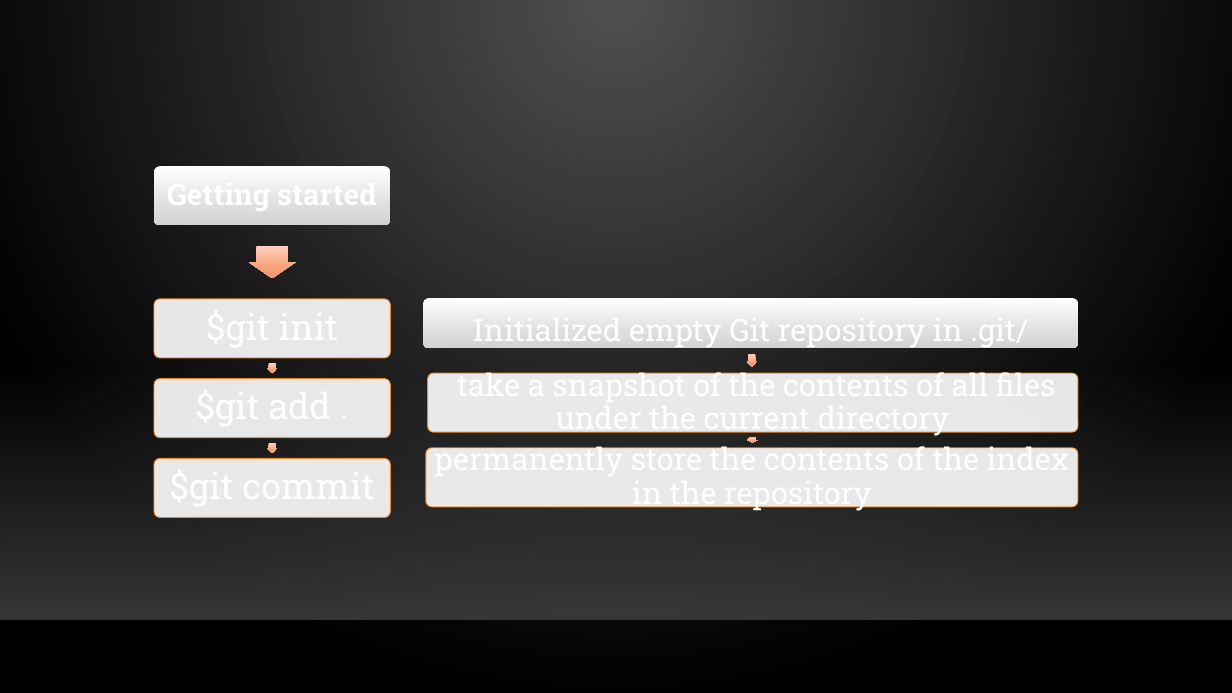
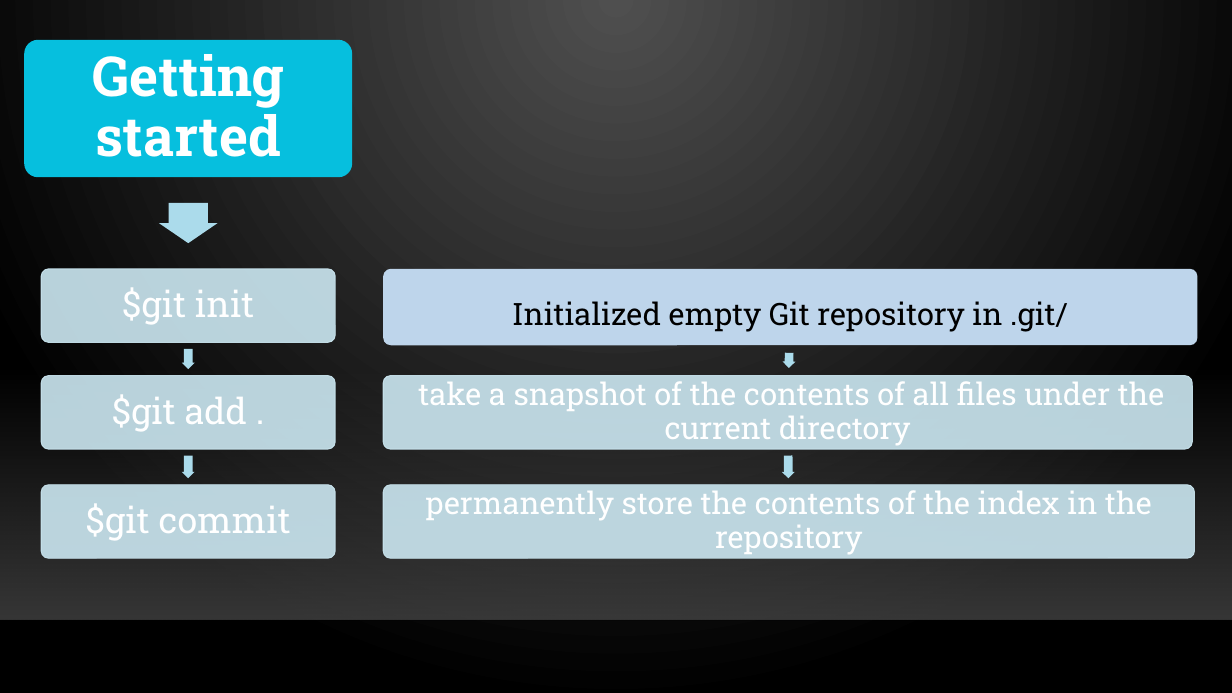
Before and after one commit to gwydion67/KOSS-presentation, a slide deck: slide 4 of New Git Concepts.pptx. Drawn at 1232x693 pixels with LibreOffice and Linux fonts; fonts in the diff are those of the drawing; background and template pictures are left out. Boxes give left, top, right and bottom in pixels: in the first picture for what was removed or moved away, otherwise in the second. Text is boxed around its words. In the diff, an @@ line names an element or a change of style, - is before the commit and + after.

```diff
--- a/New Git Concepts.pptx
+++ b/New Git Concepts.pptx
@@ rounded rectangle added at (24,40,352,177), fill #06BFDE @@
@@ text "Getting started": place and size @@
-text "Getting started" at (167,174,377,213)
+text "Getting started" at (92,54,284,157)
@@ text "Getting started" at (92,54,284,157): size 23 to 43 pt; more space between paragraphs @@
@@ rounded rectangle removed at (154,166,391,226) @@
@@ right arrow at (159,203,218,244): fill gradient #FFD1BE to #F9A079 to #E99976 to #ABDCEC @@
@@ right arrow: place and size @@
-right arrow at (249,246,296,278)
+right arrow at (159,203,218,244)
@@ rounded rectangle: place and size @@
-rounded rectangle at (154,299,391,358)
+rounded rectangle at (42,269,335,343)
@@ rounded rectangle: place and size @@
-rounded rectangle at (423,299,1078,348)
+rounded rectangle at (384,269,1198,346)
@@ rounded rectangle at (384,269,1198,346): fill gradient #FFFFFF to #DEDEDE to #D3D3D3 to #BED5EB @@
@@ text "$git init" rewrapped from (156,300,389,356) to (122,287,254,325) @@
@@ text "Initialized empty Git repository in ...": place and size @@
-text "Initialized empty Git repository in ..." at (473,348,1029,349)
+text "Initialized empty Git repository in ..." at (512,301,1068,332)
@@ text "Initialized empty Git repository in ..." at (512,301,1068,332): text colour #FFFFFF to #000000 @@
@@ right arrow: place and size @@
-right arrow at (267,363,277,373)
+right arrow at (182,349,195,370)
@@ right arrow at (182,349,195,370): fill gradient #FFD1BE to #F9A079 to #E99976 to #ABDCEC @@
@@ right arrow at (783,353,796,368): fill gradient #FFD1BE to #F9A079 to #E99976 to #ABDCEC; rotation 88 to 91 degrees @@
@@ rounded rectangle: place and size @@
-rounded rectangle at (154,379,391,438)
+rounded rectangle at (42,375,335,449)
@@ text "$git add ." rewrapped from (156,381,389,436) to (112,394,247,432) @@
@@ rounded rectangle: place and size @@
-rounded rectangle at (428,373,1079,433)
+rounded rectangle at (384,375,1193,449)
@@ text "take a snapshot of the ..." rewrapped from (457,368,1056,437) to (418,381,1165,445) @@
@@ right arrow removed at (267,443,277,453) @@
@@ right arrow removed at (747,438,757,443) @@
@@ right arrow added at (182,455,195,478), fill #ABDCEC @@
@@ right arrow added at (782,455,795,478), fill #ABDCEC @@
@@ fill #FFFFFF at 90% opacity to #CCE8F2 at 90% opacity; outline #FB8C29 0.75 pt to #CCE8F2 0.75 pt in 5 elements at (384,375,1193,449), (42,375,335,449), (384,485,1195,559), (42,269,335,343), (42,485,335,559) @@
@@ rounded rectangle: place and size @@
-rounded rectangle at (154,458,391,518)
+rounded rectangle at (42,485,335,559)
@@ text "$git commit" rewrapped from (156,460,389,516) to (86,503,291,541) @@
@@ rounded rectangle: place and size @@
-rounded rectangle at (426,448,1079,507)
+rounded rectangle at (384,485,1195,559)
@@ text "permanently store the contents of ..." rewrapped from (435,443,1069,512) to (426,490,1152,554) @@
```
Also in this commit, not shown: 2 other slides changed, 2 other files.
